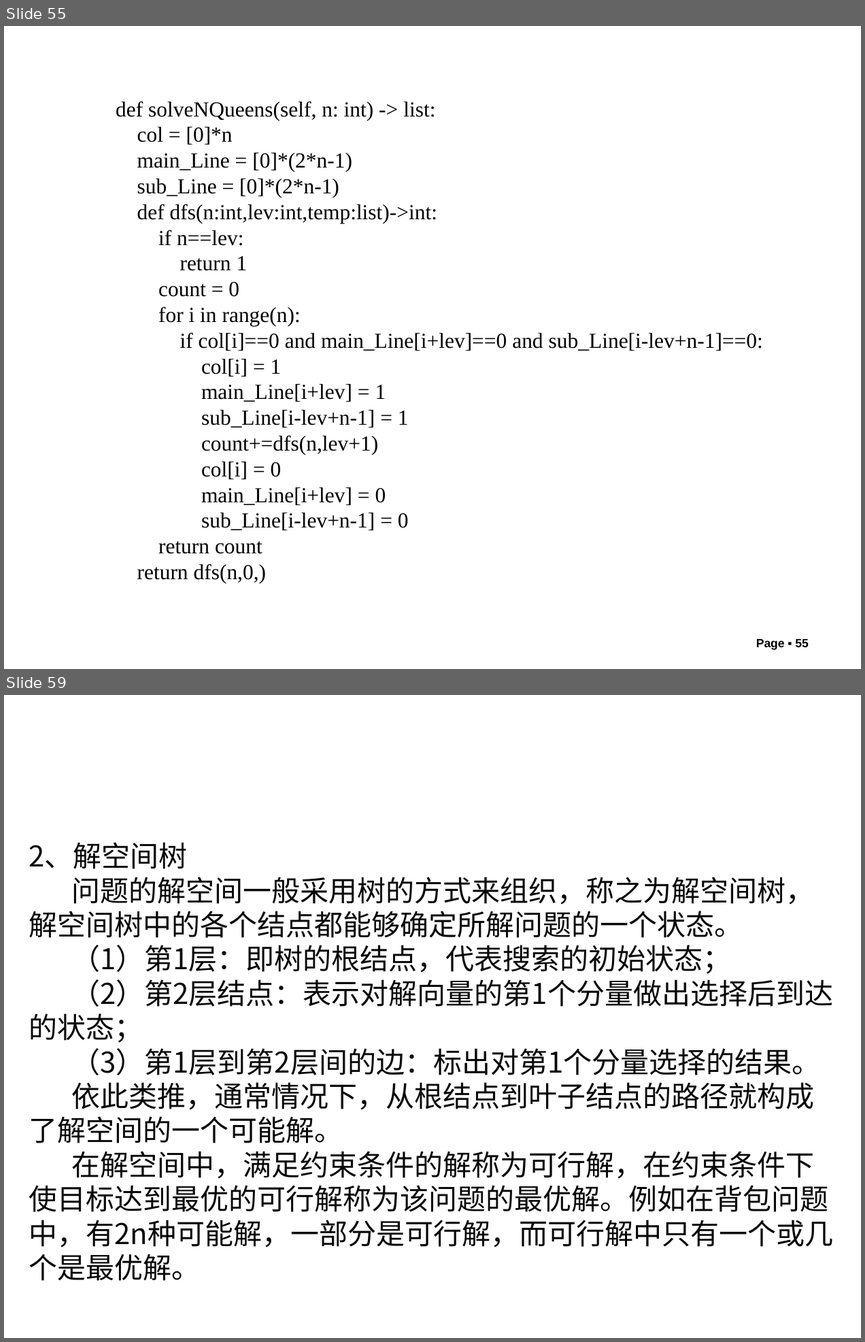
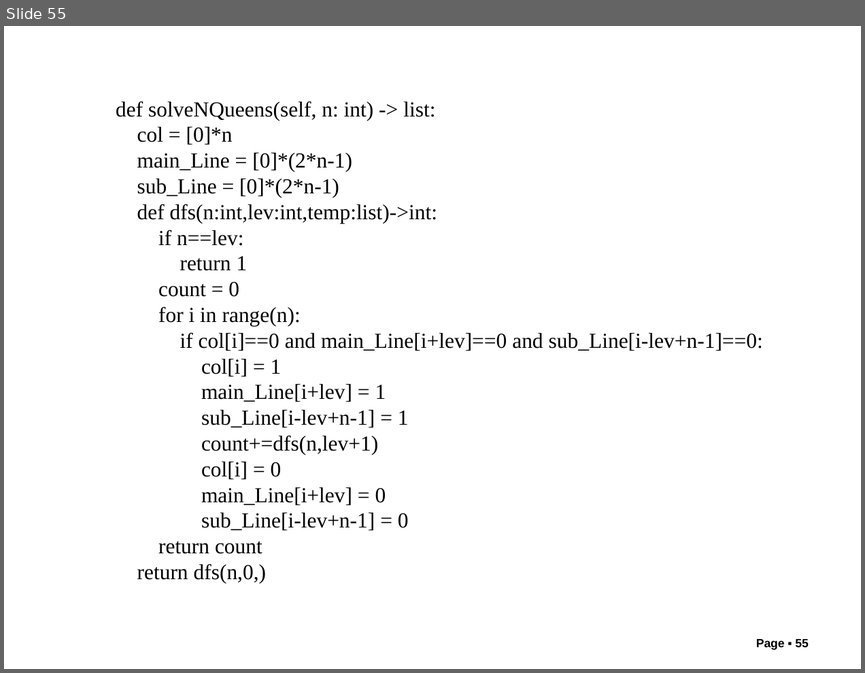
Before and after one commit to liutongling/DP, a slide deck: file/第6章 回朔法.pptx. Shown one above the other, each under a label of ours: slides 55 and 59 before the commit, slide 55 after it; the slides between them are not shown. The pictures are 865x1342 and 865x673 pixels, drawn with LibreOffice and Linux fonts; fonts in the diff are those of the drawing; background and template pictures are left out. Boxes give left, top, right and bottom in pixels: in the first picture for what was removed or moved away, otherwise in the second. Text is boxed around its words. In the diff, an @@ line names an element or a change of style, - is before the commit and + after.

```diff
--- a/file/第6章 回朔法.pptx
+++ b/file/第6章 回朔法.pptx
@@ slide 59 removed at (4,695,861,1338), background #FFFFFF @@
@@ text removed at (28,842,833,1280) @@
-2、解空间树
-问题的解空间一般采用树的方式来组织，称之为解空间树，解空间树中的各个结点都能够确定所解问题的一个状态。
-（1）第1层：即树的根结点，代表搜索的初始状态；
-（2）第2层结点：表示对解向量的第1个分量做出选择后到达的状态；
-（3）第1层到第2层间的边：标出对第1个分量选择的结果。
-依此类推，通常情况下，从根结点到叶子结点的路径就构成了解空间的一个可能解。
-在解空间中，满足约束条件的解称为可行解，在约束条件下使目标达到最优的可行解称为该问题的最优解。例如在背包问题中，有2n种可能解，一部分是可行解，而可行解中只有一个或几个是最优解。
```
Also in this commit, not shown: 29 other slides removed, 5 other files.
